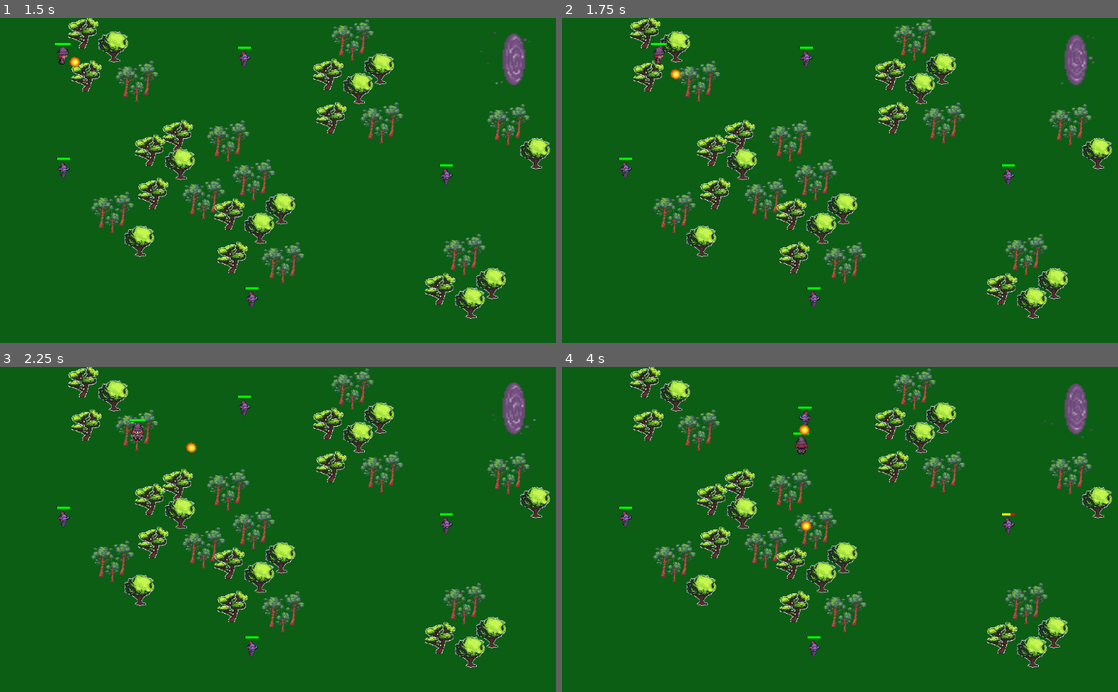
Above: before the commit, frames 1-4 (two rows, left to right).
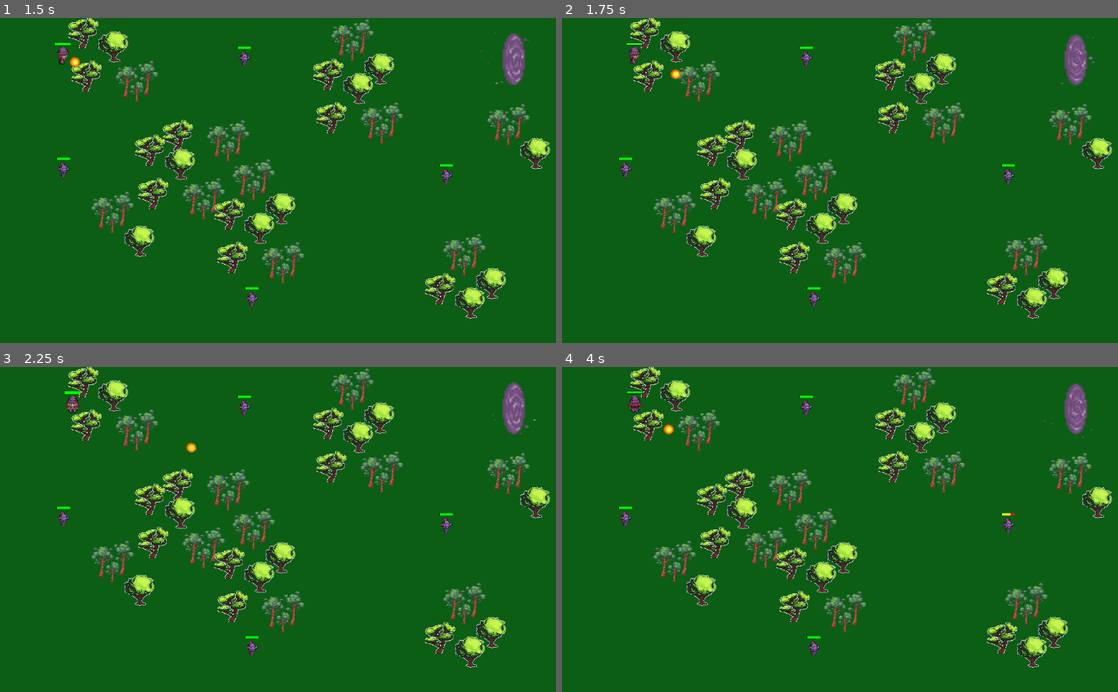
Above: after the commit, the same moments.

Repository: ann-rod/wizard_of_the_land
Game: Godot game, scene res://key_scenes/title_screen/TitleScreen.tscn
Two runs of this game, one before a commit and one after it. Both use one fixed random seed, a clock stepped at 60 frames per second and the inputs below.
Inputs (mouse positions are in pixels of both pictures, inside the frame that each line leads up to):
- Up to frame 1 (1.5 s): click "Start" at 0.5 s; move the mouse to (400, 164) at 1.27 s; hold Right (move_right) from 1.28 s (still down); click (400, 164) at 1.35 s
- Up to frame 2 (1.75 s): keep holding Right (move_right)
- Up to frame 3 (2.25 s): move the mouse to (166, 545) at 2.02 s; release Right (move_right) at 2.03 s; hold Down (move_down) from 2.03 s (still down); click (166, 545) at 2.1 s
- Up to frame 4 (4 s): move the mouse to (895, 458) at 2.77 s; release Down (move_down) at 2.78 s; hold Right (move_right) 2.78-3.53 s; click (895, 458) at 2.85 s; move the mouse to (812, 594) at 3.52 s; hold W (move_up) from 3.53 s (still down); click (812, 594) at 3.6 s

Frame 1 is identical in both runs. In frame 2, 0.2% of the frame differs, in the area x 11-19%, y 7-15%; in frame 3, 0.2%; in frame 4, 0.5%, in the area x 11-46%, y 7-51%.

Commit message:
added tree collisions
Changed player root node to KinematicBody2D
Changed tree root node to StaticBody2D
Mobs no longer detect player

Diff:
--- a/characters/Player.gd
+++ b/characters/Player.gd
@@ -1,4 +1,4 @@
-extends Area2D
+extends KinematicBody2D
 
 signal hit
 signal player_hp_zero
@@ -6,7 +6,6 @@
 
 var MAX_HEALTH = 3
 var CURRENT_HEALTH = 3
-
 export var speed = 250
 var screen_size
 var player_dir = Vector2(0, -1) # player dir defaults to up
@@ -51,7 +50,8 @@
 	else:
 		$AnimatedSprite.stop()
 
-	position += velocity * delta
+	#position += velocity * delta
+	move_and_collide(velocity * delta)
 	position.x = clamp(position.x, 0, screen_size.x)
 	position.y = clamp(position.y, 0, screen_size.y)
 
--- a/characters/Player.tscn
+++ b/characters/Player.tscn
@@ -37,7 +37,7 @@
 radius = 16.0
 height = 14.0
 
-[node name="Player" type="Area2D" groups=["player"]]
+[node name="Player" type="KinematicBody2D" groups=["player"]]
 script = ExtResource( 13 )
 
 [node name="AnimatedSprite" type="AnimatedSprite" parent="."]
@@ -67,5 +67,3 @@
 anchor_bottom = 0.431
 margin_top = -28.0
 rect_scale = Vector2( 1.1, 1.1 )
-
-[connection signal="body_entered" from="." to="." method="_on_Player_body_entered"]
--- a/environments/env_assets/tree1.tscn
+++ b/environments/env_assets/tree1.tscn
@@ -5,7 +5,7 @@
 [sub_resource type="CircleShape2D" id=1]
 radius = 39.0
 
-[node name="tree1" type="Area2D"]
+[node name="tree1" type="StaticBody2D" groups=["trees"]]
 
 [node name="Sprite" type="Sprite" parent="."]
 scale = Vector2( 0.0722072, 0.0751104 )
--- a/environments/env_assets/tree2.tscn
+++ b/environments/env_assets/tree2.tscn
@@ -5,7 +5,7 @@
 [sub_resource type="CircleShape2D" id=1]
 radius = 29.0172
 
-[node name="tree2" type="Area2D"]
+[node name="tree2" type="StaticBody2D" groups=["trees"]]
 
 [node name="Sprite" type="Sprite" parent="."]
 scale = Vector2( 0.166916, 0.14101 )
--- a/environments/env_assets/tree3.tscn
+++ b/environments/env_assets/tree3.tscn
@@ -5,7 +5,7 @@
 [sub_resource type="CircleShape2D" id=1]
 radius = 29.0
 
-[node name="tree3" type="Area2D"]
+[node name="tree3" type="StaticBody2D" groups=["trees"]]
 
 [node name="Sprite" type="Sprite" parent="."]
 scale = Vector2( 0.154587, 0.164391 )
